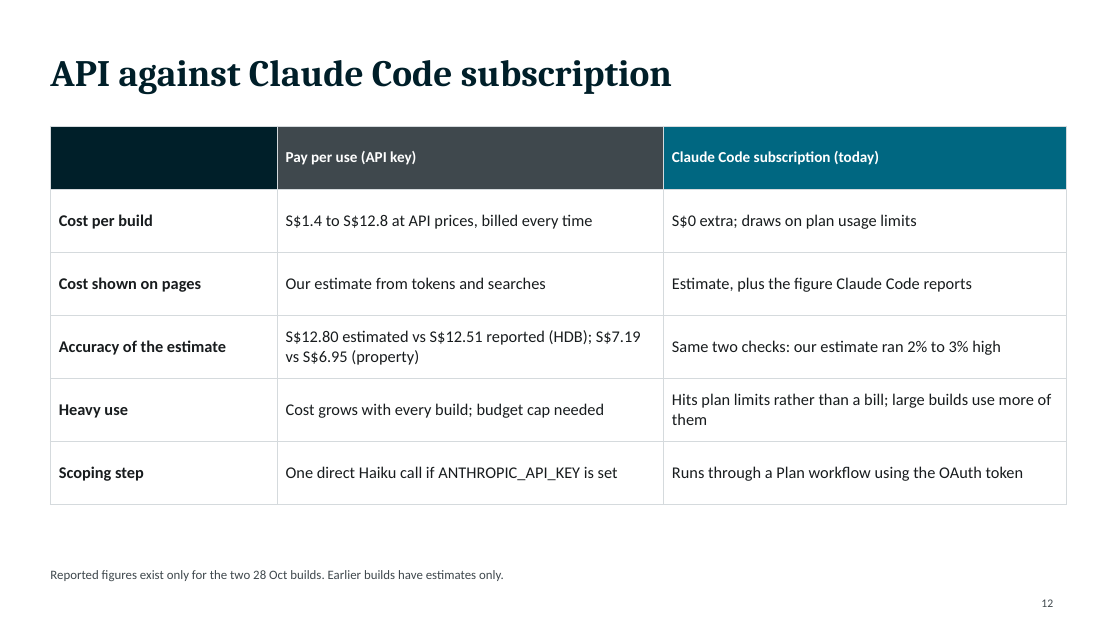
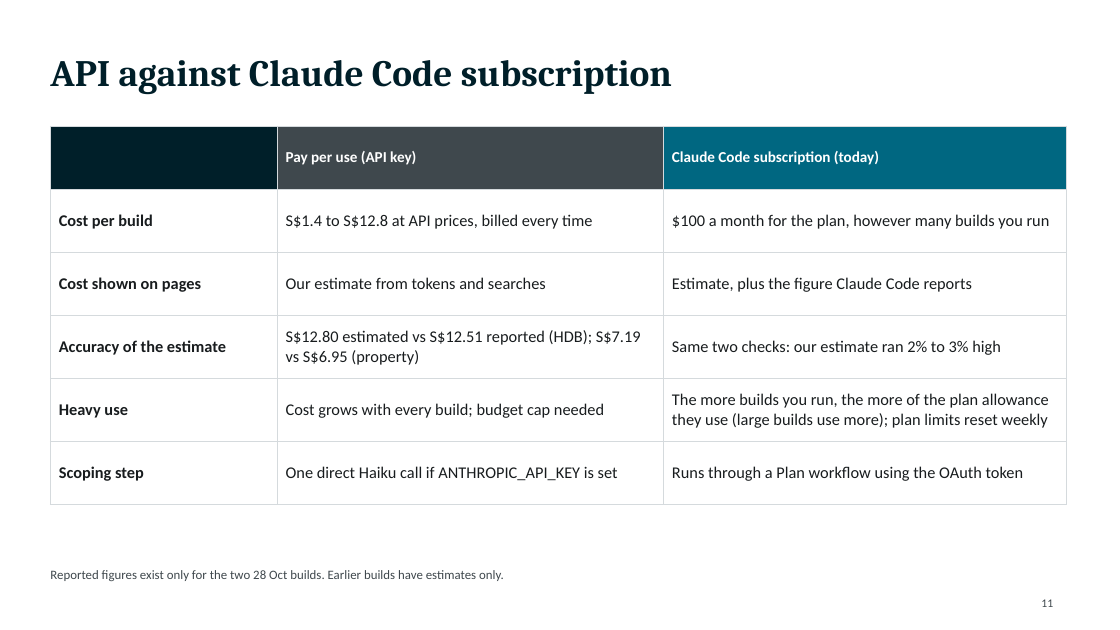
Before and after one commit to Minemine-afk/FinWebBuilder, a slide deck: slide 11 of FinWebBuilder-changes-made.pptx (slide 12 before the commit). Drawn at 1120x630 pixels with LibreOffice and Linux fonts; fonts in the diff are those of the drawing. Boxes give left, top, right and bottom in pixels: in the first picture for what was removed or moved away, otherwise in the second. Text is boxed around its words. In the diff, an @@ line names an element or a change of style, - is before the commit and + after.

```diff
--- a/FinWebBuilder-changes-made.pptx
+++ b/FinWebBuilder-changes-made.pptx
@@ table at (x1=50, y1=126, x2=1067, y2=485) @@
-row 2, column 3: S$0 extra; draws on plan usage limits
+row 2, column 3: $100 a month for the plan, however many builds you run
-row 5, column 3: Hits plan limits rather than a bill; large builds use more of them
+row 5, column 3: The more builds you run, the more of the plan allowance they use (large builds use more); plan limits reset weekly
@@ page number at (x1=1041, y1=599, x2=1053, y2=607): text changed @@
-12
+11
```
Also in this commit, not shown: 2 other slides changed, 1 slide removed.
